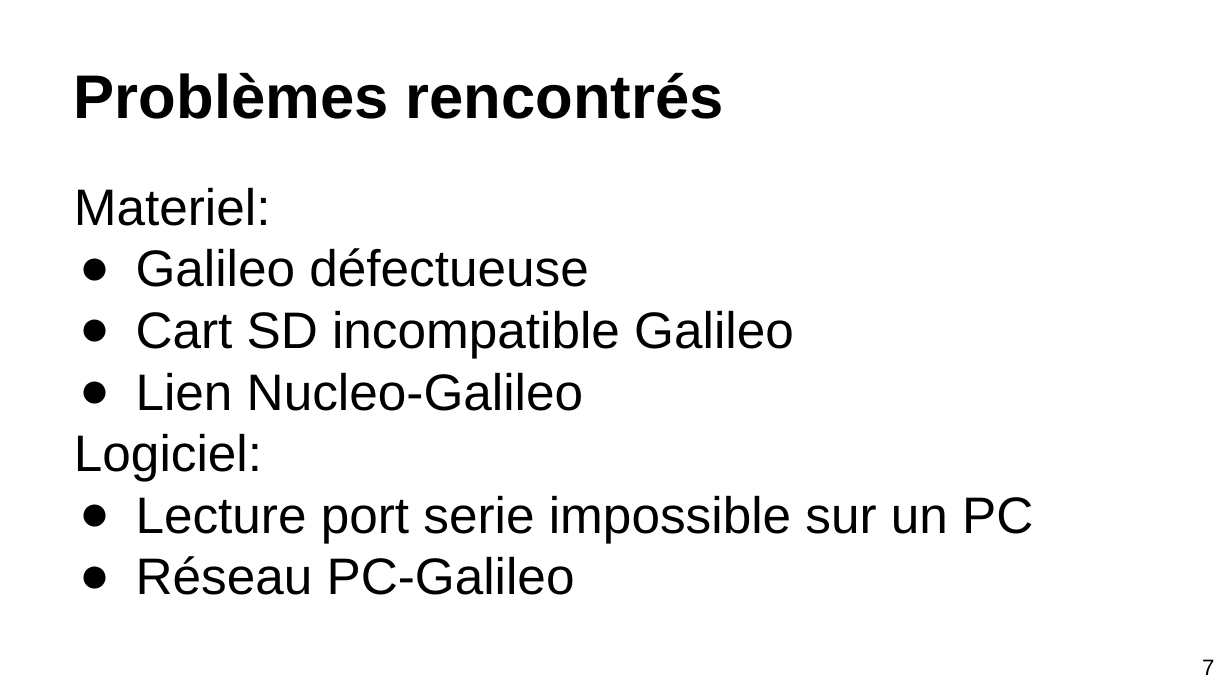
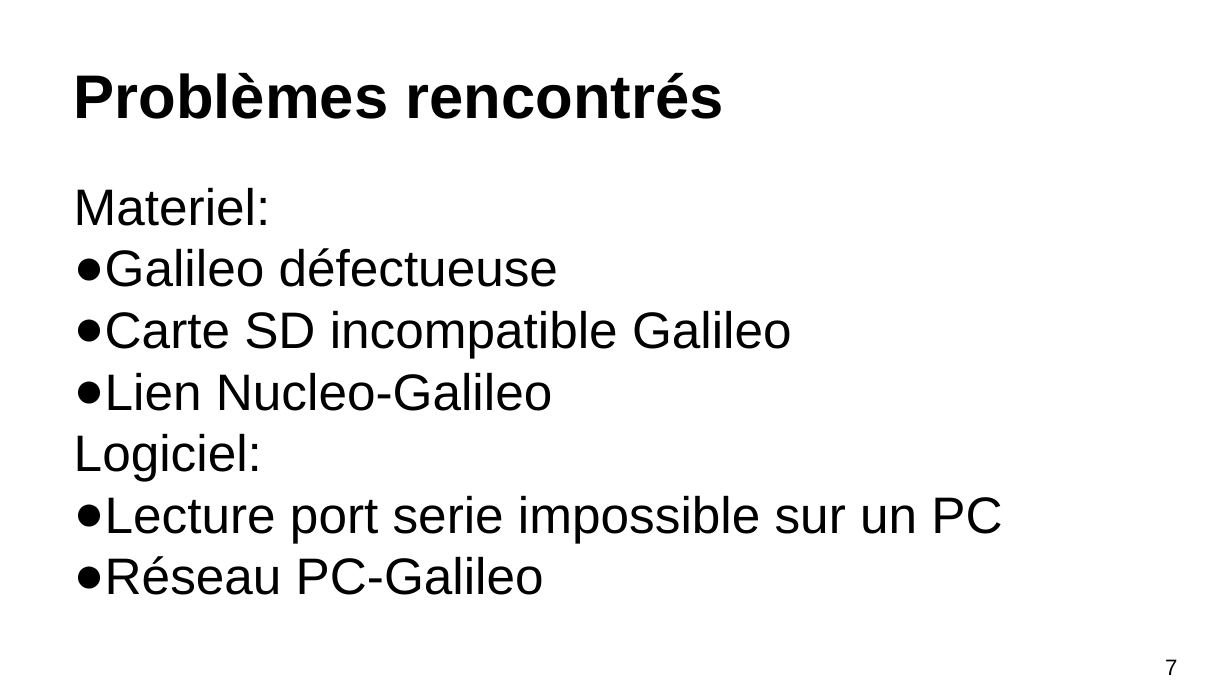
Before and after one commit to GaelPICOT/M2MProject, a slide deck: slide 7 of Présentation.pptx. Drawn at 1232x693 pixels with LibreOffice and Linux fonts; fonts in the diff are those of the drawing. Boxes give left, top, right and bottom in pixels: in the first picture for what was removed or moved away, otherwise in the second. Text is boxed around its words. In the diff, an @@ line names an element or a change of style, - is before the commit and + after.

```diff
--- a/Présentation.pptx
+++ b/Présentation.pptx
@@ text at (x1=74, y1=248, x2=1002, y2=595): indent changed @@
@@ text at (x1=74, y1=310, x2=792, y2=358): text changed @@
-● Cart SD incompatible Galileo
+● Carte SD incompatible Galileo
@@ page number at (x1=1165, y1=659, x2=1177, y2=675): alignment right to left @@
```
Also in this commit, not shown: 7 other slides changed.
